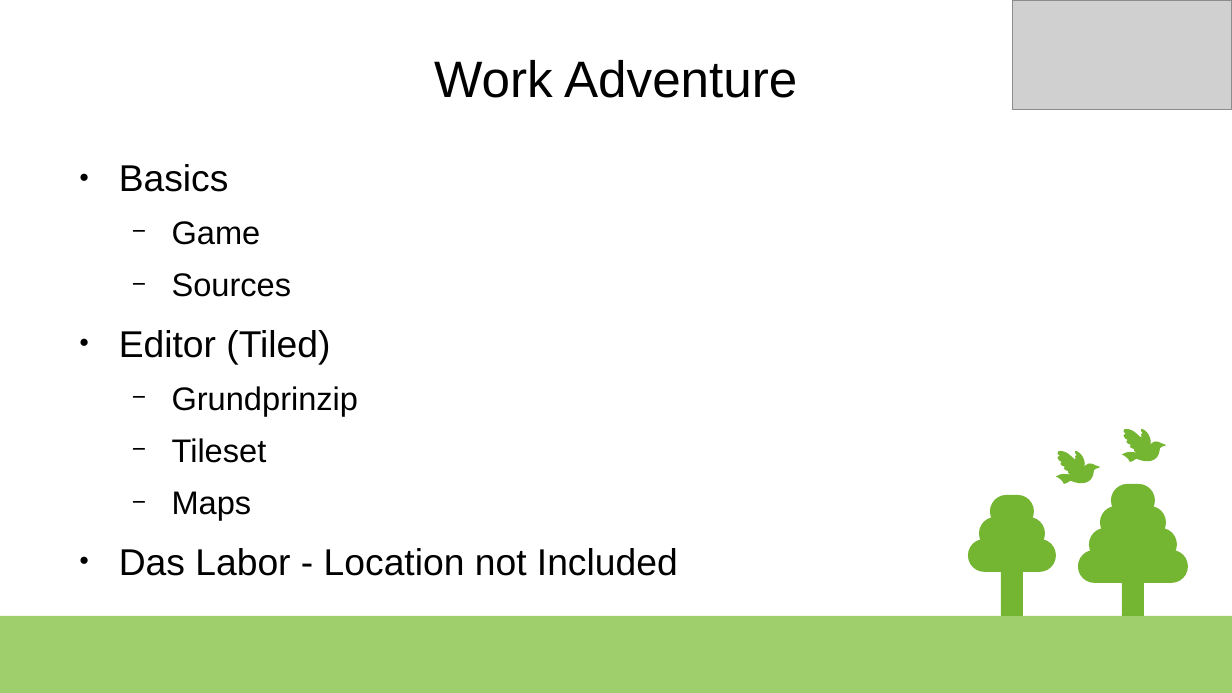
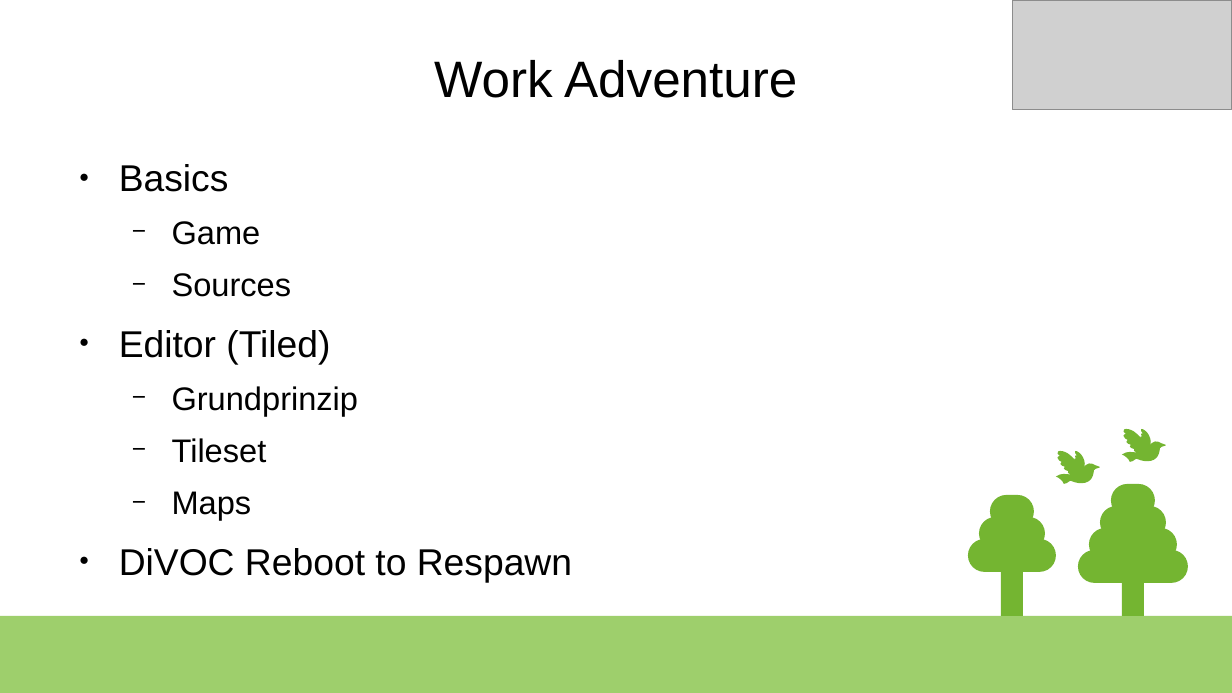
Before and after one commit to c3e/diVOCWorkadventure, a slide deck: slide 2 of assets/WorkAdventure.odp. Drawn at 1232x693 pixels with LibreOffice and Linux fonts; fonts in the diff are those of the drawing; grey boxes stand for pictures. Boxes give left, top, right and bottom in pixels: in the first picture for what was removed or moved away, otherwise in the second. Text is boxed around its words. In the diff, an @@ line names an element or a change of style, - is before the commit and + after.

```diff
--- a/assets/WorkAdventure.odp
+++ b/assets/WorkAdventure.odp
@@ text at box(119, 548, 572, 582): text changed @@
-● Das Labor - Location not Included
+● DiVOC Reboot to Respawn
```
Also in this commit, not shown: 4 other slides changed, 1 other file.
